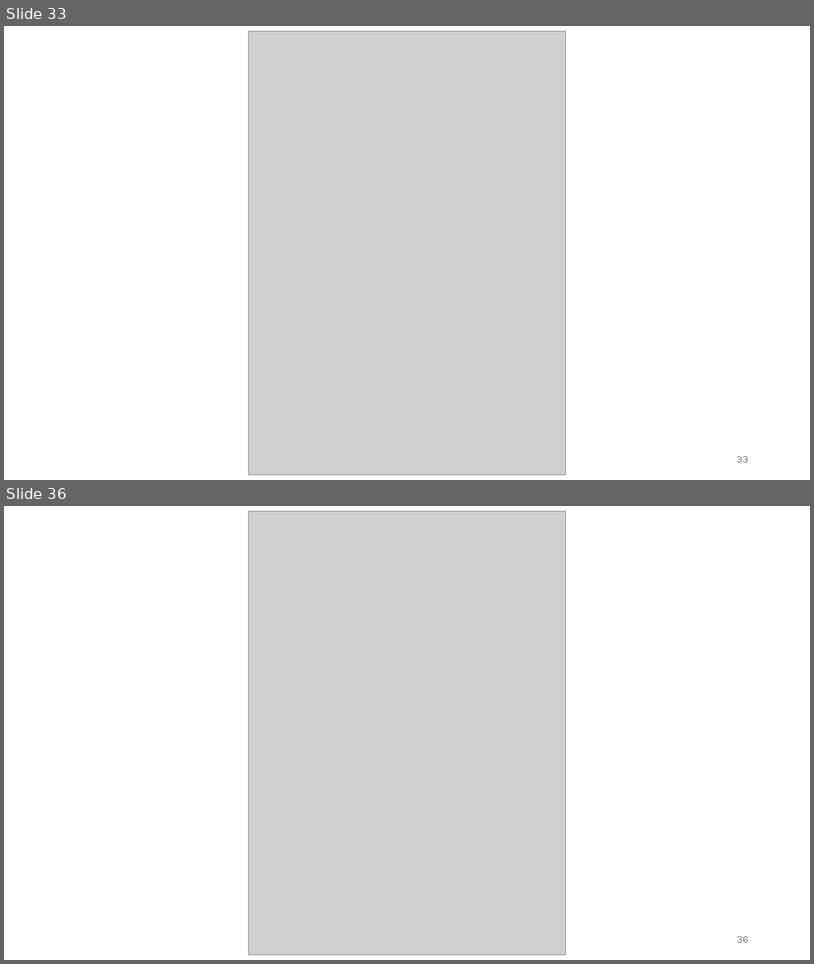
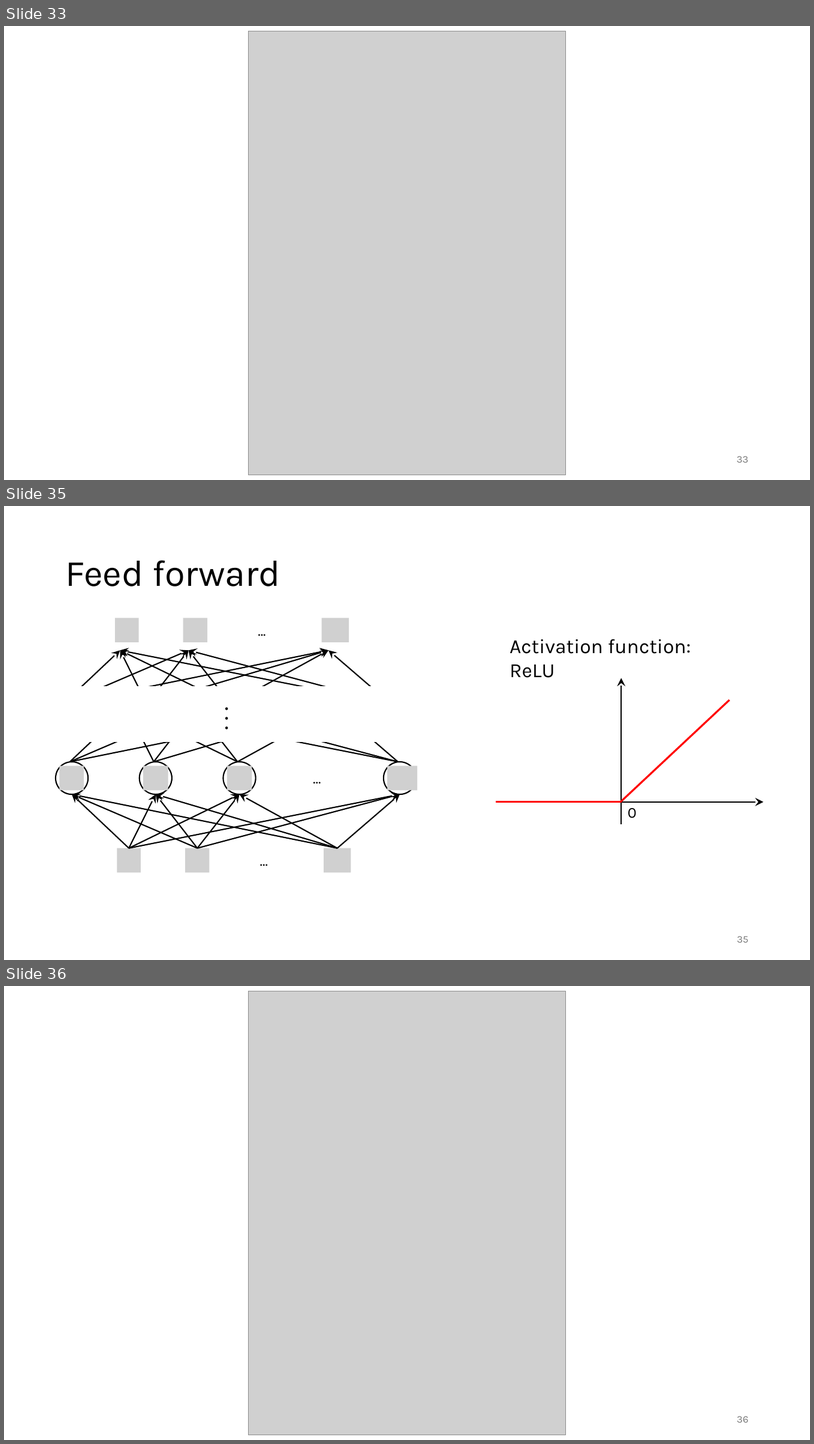
Before and after one commit to gjbex/Deploying-LLMs-locally, a slide deck: local_LLMs.pptx. Shown one above the other, each under a label of ours: slides 33 and 36 before the commit, slides 33, 35 and 36 after it; the slides between them are not shown. The pictures are 814x964 and 814x1444 pixels, drawn with LibreOffice and Linux fonts; fonts in the diff are those of the drawing; grey boxes stand for pictures. Boxes give left, top, right and bottom in pixels: in the first picture for what was removed or moved away, otherwise in the second. Text is boxed around its words. In the diff, an @@ line names an element or a change of style, - is before the commit and + after.

Commit message:
Add slide on feed forward layers

```diff
--- a/local_LLMs.pptx
+++ b/local_LLMs.pptx
@@ slide 35 added at (4, 506, 810, 960), background #FFFFFF @@
@@ title added at (65, 560, 281, 586), 44 pt, text #000000 @@
+Feed forward
@@ group added at (496, 639, 764, 824): 2 arrows, 2 texts, 2 lines @@
+0
+Activation function: ReLU
@@ group added at (43, 618, 418, 872): 36 arrows, 10 pictures, 4 texts, 4 ellipses, 1 rectangle @@
+...
+...
+...
+. . .
@@ page number added at (737, 936, 749, 942), 12 pt, text #797979 @@
+35
```
Also in this commit, not shown: 1 slide changed, 2 other slides added.
